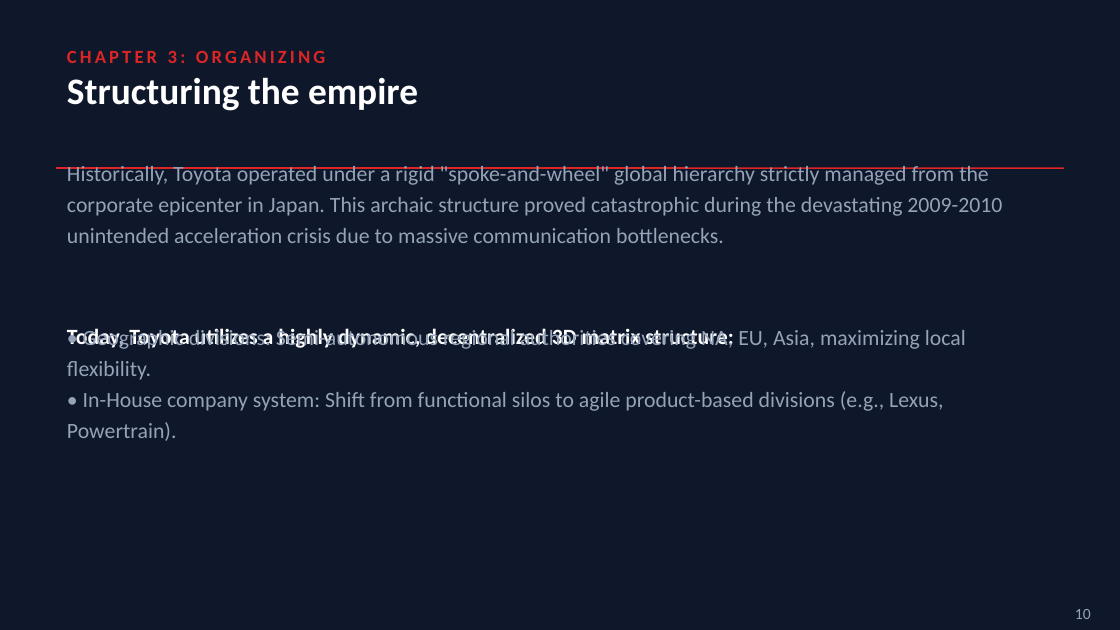
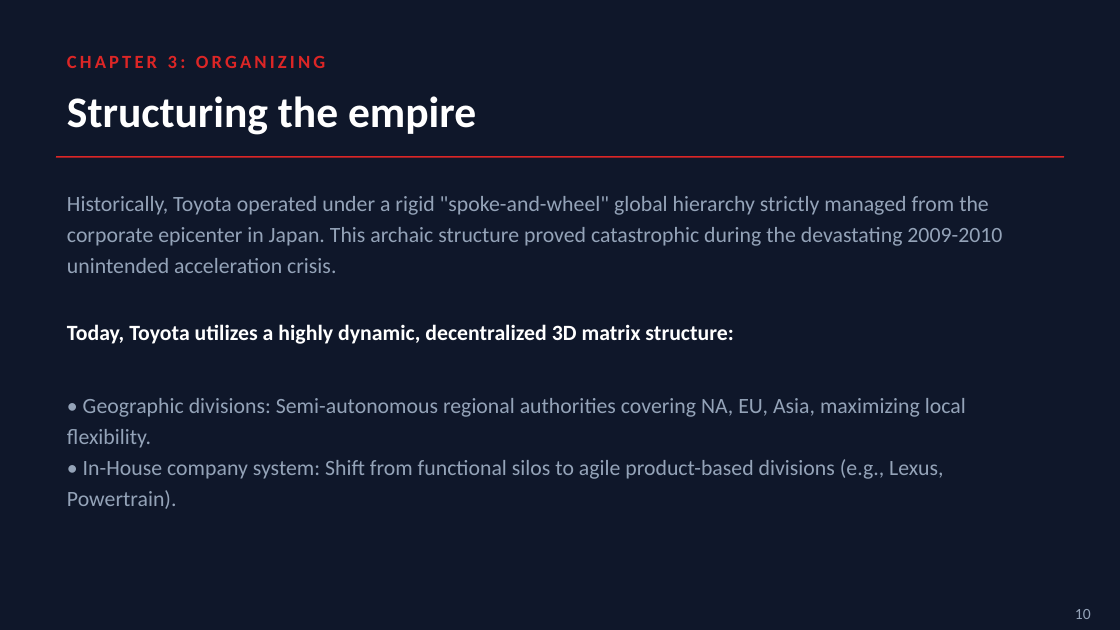
Before and after one commit to paymybills/EOMPresentation, a slide deck: slide 10 of EOM_Presentation.pptx. Drawn at 1120x630 pixels with LibreOffice and Linux fonts; fonts in the diff are those of the drawing. Boxes give left, top, right and bottom in pixels: in the first picture for what was removed or moved away, otherwise in the second. Text is boxed around its words. In the diff, an @@ line names an element or a change of style, - is before the commit and + after.

```diff
--- a/EOM_Presentation.pptx
+++ b/EOM_Presentation.pptx
@@ text "Structuring the empire": place and size @@
-text "Structuring the empire" at [67,77,418,111]
+text "Structuring the empire" at [67,96,476,135]
@@ text "Structuring the empire" at [67,96,476,135]: size 24 to 28 pt; vertical alignment middle to top @@
@@ vertical alignment middle to top in 4 elements at [67,56,326,68], [67,324,733,344], [67,398,966,479], [67,196,1002,273] @@
@@ line moved from (56, 168) - (1064, 168) to (56, 157) - (1064, 157) @@
@@ text at [67,196,1002,273]: text changed @@
-Historically, Toyota operated under a rigid "spoke-and-wheel" global hierarchy strictly managed from the corporate epicenter in Japan. This archaic structure proved catastrophic during the devastating 2009-2010 unintended acceleration crisis due to massive communication bottlenecks.
+Historically, Toyota operated under a rigid "spoke-and-wheel" global hierarchy strictly managed from the corporate epicenter in Japan. This archaic structure proved catastrophic during the devastating 2009-2010 unintended acceleration crisis.
```
Also in this commit, not shown: 16 other slides changed, 1 other file.
